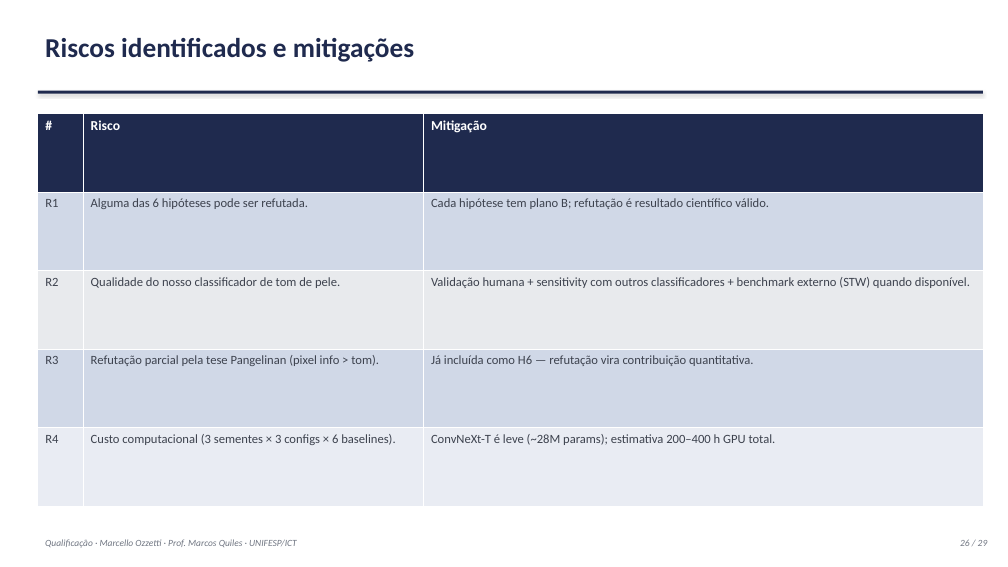
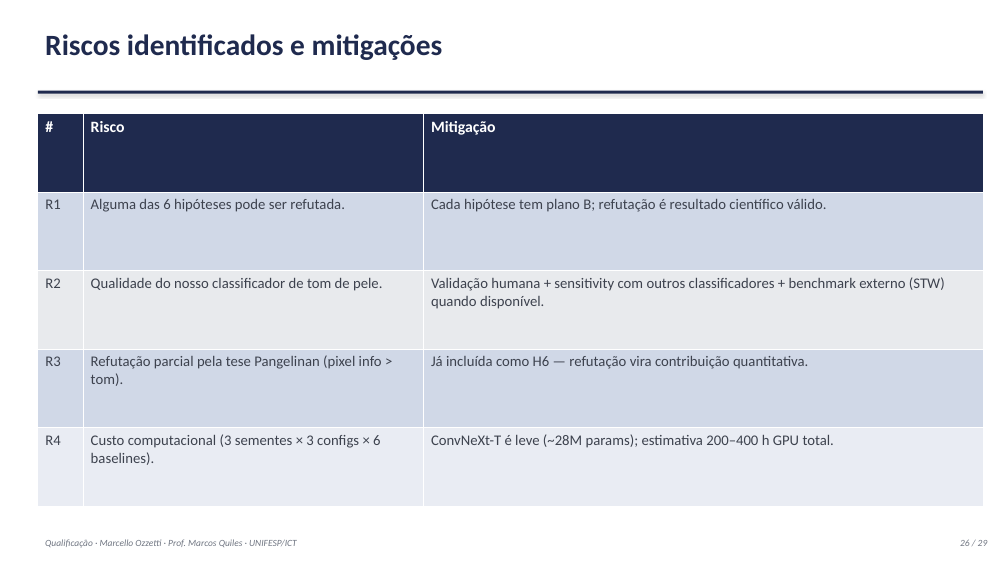
Before and after one commit to marcellozzetti/Facial-Recognition-Models-Mitigating-Bias, a slide deck: slide 26 of docs/ativo/material_qualificacao_2026-09-30.pptx. Drawn at 1008x567 pixels with LibreOffice and Linux fonts; fonts in the diff are those of the drawing. Boxes give left, top, right and bottom in pixels: in the first picture for what was removed or moved away, otherwise in the second. Text is boxed around its words. In the diff, an @@ line names an element or a change of style, - is before the commit and + after.

```diff
--- a/docs/ativo/material_qualificacao_2026-09-30.pptx
+++ b/docs/ativo/material_qualificacao_2026-09-30.pptx
@@ text "Riscos identificados e mitigações" at (45,34,443,60): size 26 to 28 pt @@
@@ table at (38,113,983,507) @@
@@ size 13 to 15 pt in "#", "Risco", "Mitigação" @@
@@ size 12 to 14 pt @@
```
Also in this commit, not shown: 27 other slides changed, 4 other files.
